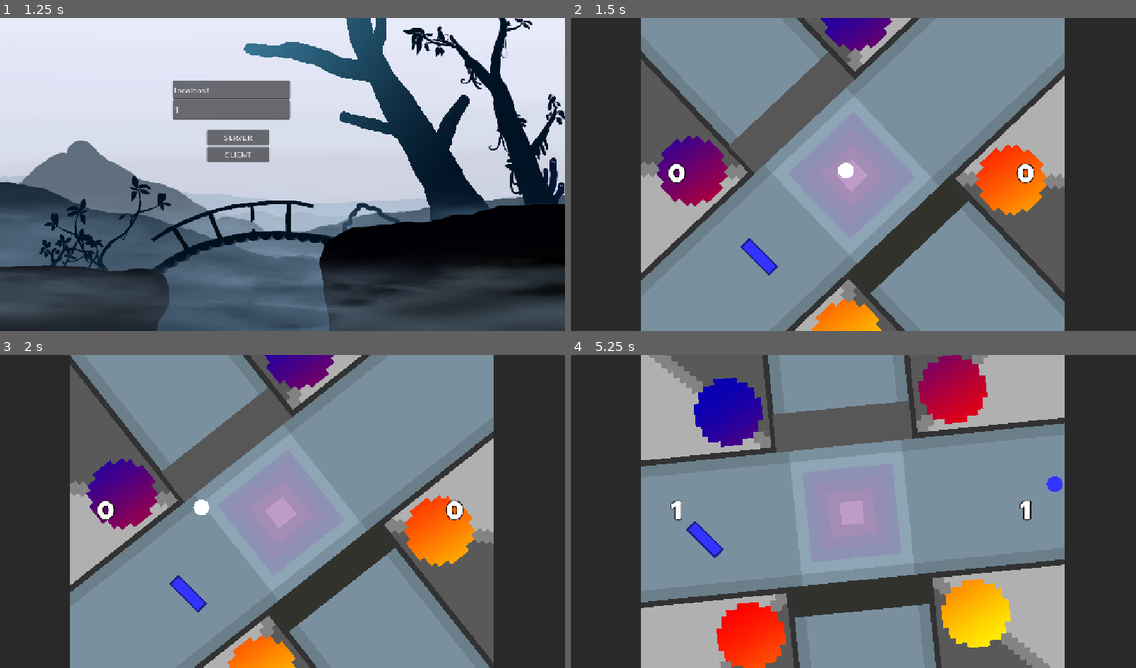
Above: before the commit, frames 1-4 (two rows, left to right).
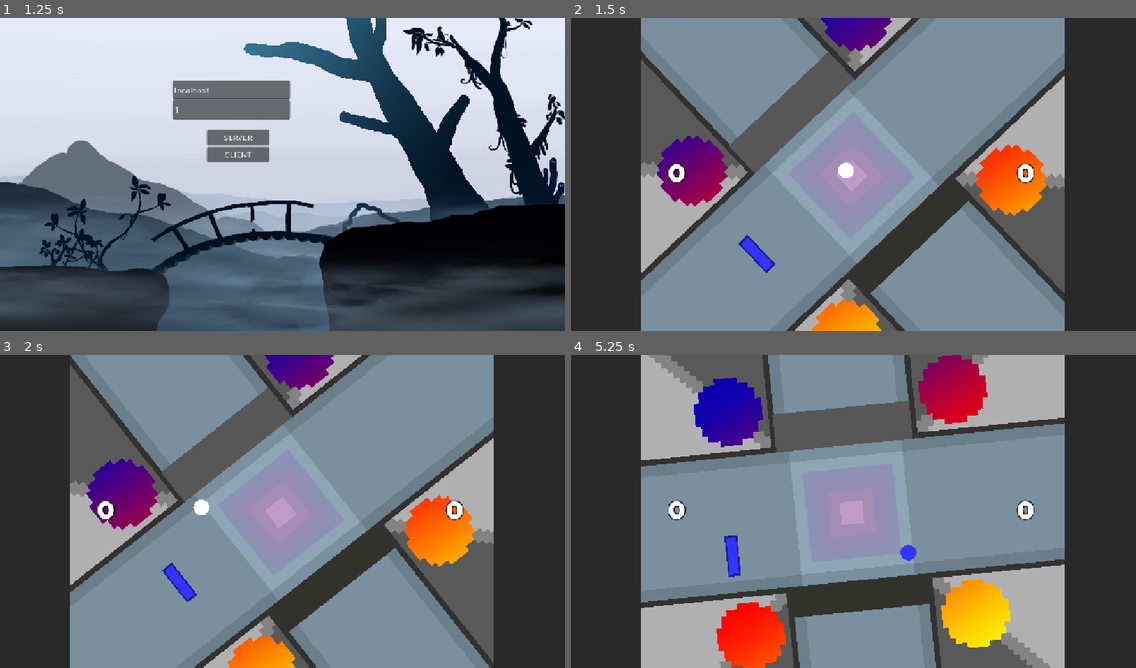
Above: after the commit, the same moments.

Repository: OskarSJ1337/GodotGame
Game: Godot game, scene res://scenes/menus/main_menu.tscn
Same seed, same stepped clock (60 frames per second), same inputs: the game is played once before the commit and once after it.
Inputs (mouse positions are in pixels of both pictures, inside the frame that each line leads up to):
- Up to frame 1 (1.25 s): click "Start" at 0.5 s
- Up to frame 2 (1.5 s): click "CLIENT" at 1.25 s
- Up to frame 3 (2 s): no input
- Up to frame 4 (5.25 s): move the mouse to (977, 495) at 2.02 s; hold W (up) 2.03-2.78 s; move the mouse to (740, 527) at 2.77 s; hold S (down) 2.78-3.53 s; move the mouse to (910, 442) at 3.52 s; hold W (up) 3.53-5.03 s; move the mouse to (825, 574) at 4.27 s; move the mouse to (1023, 558) at 5.02 s; hold S (down) from 5.03 s (still down)

Frame 1 is identical in both runs. In frame 2, 0.1% of the frame differs, in the area x 29-37%, y 69-83%; in frame 3, 0.3%; in frame 4, 1.1%, in the area x 17-87%, y 38-71%.

Commit message:
Rotating gameplay added

Diff:
--- a/scenes/battle/game.tscn
+++ b/scenes/battle/game.tscn
@@ -184,9 +184,25 @@
 scale = Vector2(0.9999999, 0.9999999)
 shape = SubResource("RectangleShape2D_o32of")
 
+[node name="Spawn1" type="Marker2D" parent="RotatingBorders/Borders" unique_id=1382469801]
+position = Vector2(384, 488)
+rotation = 5.497787
+
+[node name="Spawn2" type="Marker2D" parent="RotatingBorders/Borders" unique_id=1012696231]
+position = Vector2(760, 144)
+rotation = 2.3561945
+
+[node name="Spawn3" type="Marker2D" parent="RotatingBorders/Borders" unique_id=799098048]
+position = Vector2(416, 144)
+rotation = 0.7853982
+
+[node name="Spawn4" type="Marker2D" parent="RotatingBorders/Borders" unique_id=1302078072]
+position = Vector2(752, 480)
+rotation = 0.7853982
+
 [node name="MultiplayerSpawner" type="MultiplayerSpawner" parent="." unique_id=1435765049]
 _spawnable_scenes = PackedStringArray("uid://ctrtle1hw0e24")
-spawn_path = NodePath("..")
+spawn_path = NodePath("../RotatingBorders/Borders")
 script = ExtResource("4_l63dy")
 network_player = ExtResource("1_sm3ht")
 
--- a/scenes/battle/paddle.gd
+++ b/scenes/battle/paddle.gd
@@ -22,9 +22,7 @@
 		return
 
 	if !is_multiplayer_authority(): return
-	var base_dir = Vector2(0,getYDir())
-	var dir: Vector2=base_dir.rotated(deg_to_rad(rotation_degrees))
-	velocity = dir * speed
+	velocity = Vector2.DOWN.rotated(global_rotation) * getYDir() * speed
 	move_and_slide()
 
 	var offset := position - start_position
--- a/scripts/systems/high_level_multiplayer_spawner.gd
+++ b/scripts/systems/high_level_multiplayer_spawner.gd
@@ -1,19 +1,12 @@
 extends MultiplayerSpawner
 
 @export var network_player : PackedScene
-const SPAWN_POSITIONS:= [
-	Vector2(384,488),
-	Vector2(760,144),
-	Vector2(416,144),
-	Vector2(752,480)
-	]
-
-const PADDLE_ROTATION:= [
-	315.0,
-	135.0,
-	45.0,
-	45.0
-	]
+@onready var SPAWN_POSITION: Array[Marker2D] = [
+	$"../RotatingBorders/Borders/Spawn1",
+	$"../RotatingBorders/Borders/Spawn2",
+	$"../RotatingBorders/Borders/Spawn3",
+	$"../RotatingBorders/Borders/Spawn4",
+]
 
 var spawn_order := 0
 
@@ -32,12 +25,16 @@
 func spawn_player(id: int) -> void:
 	if !multiplayer.is_server():
 		return
+	if spawn_order >= SPAWN_POSITION.size():
+		return
+
+	var marker := SPAWN_POSITION[spawn_order]
 	spawn({
 		"id": id,
-		"position": SPAWN_POSITIONS[spawn_order],
+		"position": marker.position,
+		"rotation": marker.rotation_degrees,
 		"color": Color.from_hsv(randf(), 0.8, 1.0),
-		"rotation": PADDLE_ROTATION[spawn_order],
-		"spawn_order": spawn_order
+		"spawn_order": spawn_order,
 	})
 	spawn_order += 1
 
@@ -50,8 +47,8 @@
 	player.rotation_degrees = data["rotation"]
 
 	if data["spawn_order"] == 2:
-		$"../Borders/2p border1".queue_free()
+		$"../RotatingBorders/Borders/2p border1".queue_free()
 	if data["spawn_order"] == 3:
-		$"../Borders/2p border2".queue_free()
+		$"../RotatingBorders/Borders/2p border2".queue_free()
 
 	return player
